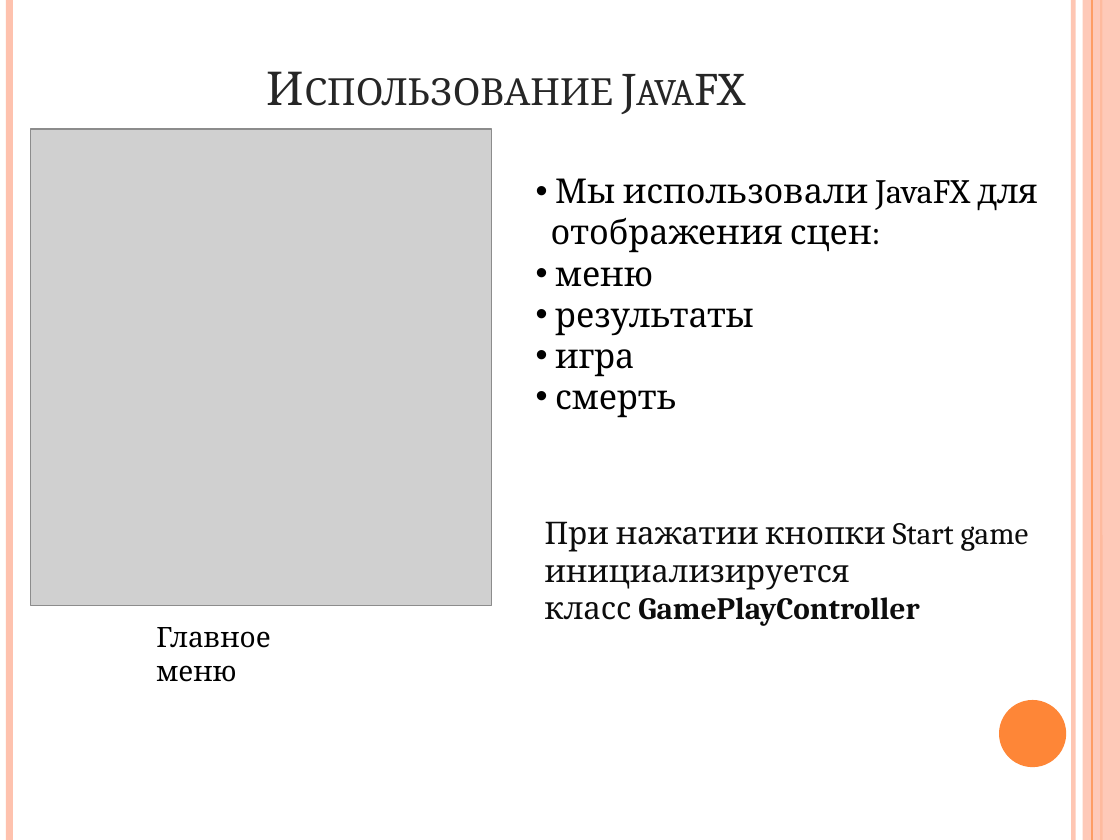
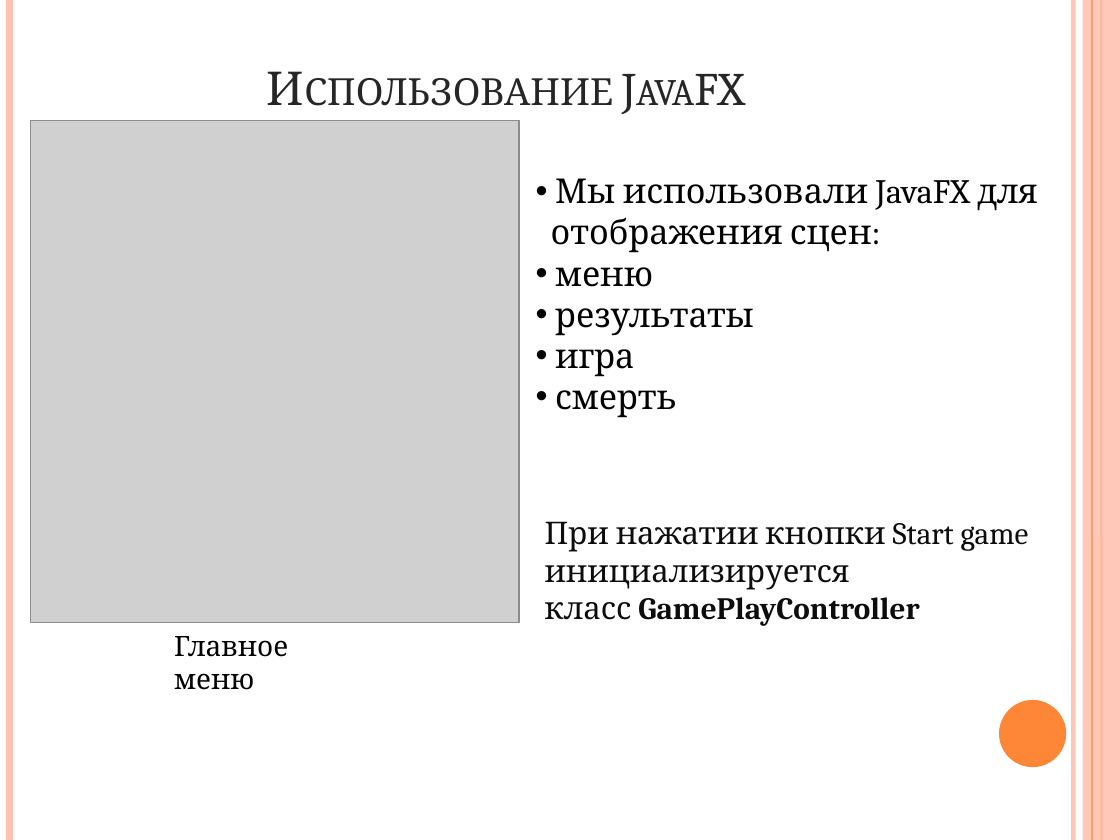
Before and after one commit to kopch02/Pacman_JavaFX, a slide deck: slide 4 of Pacman_JavaFX presentation.pptx (slide 3 before the commit). Drawn at 1120x840 pixels with LibreOffice and Linux fonts; fonts in the diff are those of the drawing; grey boxes stand for pictures. Boxes give left, top, right and bottom in pixels: in the first picture for what was removed or moved away, otherwise in the second. Text is boxed around its words. In the diff, an @@ line names an element or a change of style, - is before the commit and + after.

```diff
--- a/Pacman_JavaFX presentation.pptx
+++ b/Pacman_JavaFX presentation.pptx
@@ picture: place and size @@
-picture at (31, 129, 492, 605)
+picture at (31, 120, 520, 623)
@@ text "Главное меню": place and size @@
-text "Главное меню" at (156, 627, 270, 682)
+text "Главное меню" at (174, 636, 288, 690)
```
Also in this commit, not shown: 4 other slides changed, 2 slides added, 10 other files.
